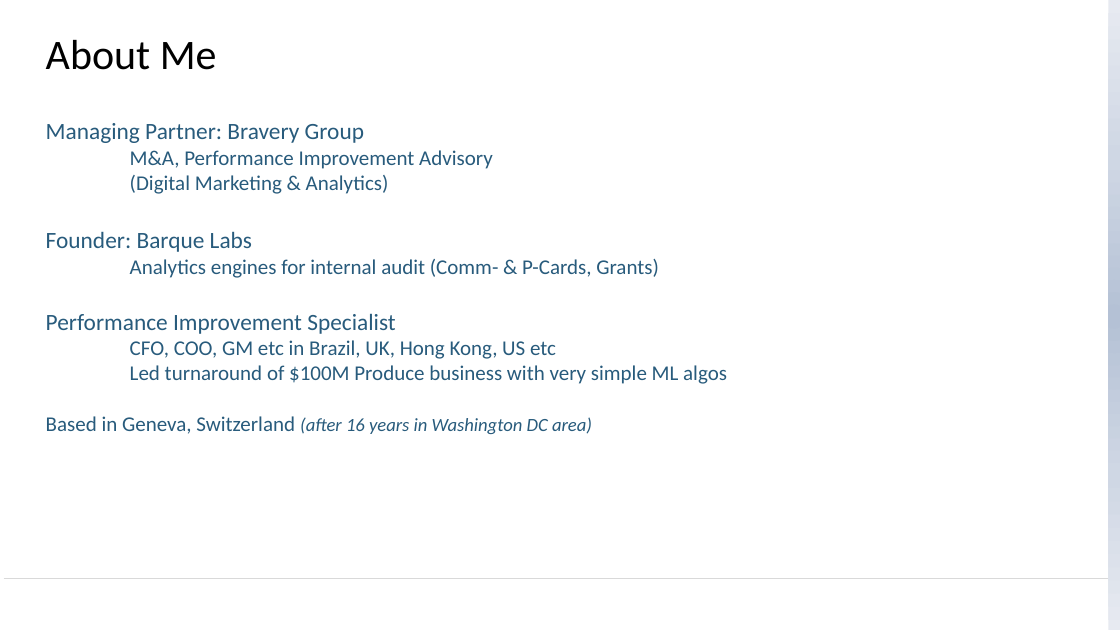
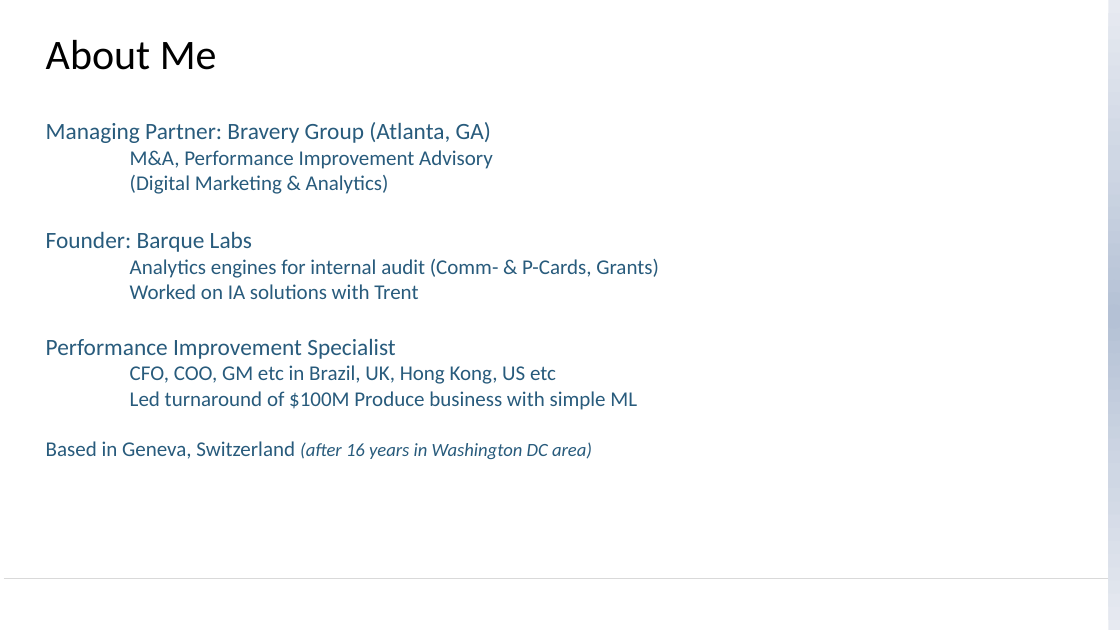
Before and after one commit to newtpm/iia-birmingham, a slide deck: slide 2 of Bravery - Brilliantly Lazy (Automation).pptx (slide 3 before the commit). Drawn at 1120x630 pixels with LibreOffice and Linux fonts; fonts in the diff are those of the drawing; background and template pictures are left out. Boxes give left, top, right and bottom in pixels: in the first picture for what was removed or moved away, otherwise in the second. Text is boxed around its words. In the diff, an @@ line names an element or a change of style, - is before the commit and + after.

```diff
--- a/Bravery - Brilliantly Lazy (Automation).pptx
+++ b/Bravery - Brilliantly Lazy (Automation).pptx
@@ text at box(46, 122, 491, 143): text changed @@
-Managing Partner: Bravery Group
+Managing Partner: Bravery Group (Atlanta, GA)
@@ text at box(130, 284, 418, 299): paragraph added @@
+Worked on IA solutions with Trent
@@ text at box(130, 391, 637, 410): text changed @@
-Led turnaround of $100M Produce business with very simple ML algos
+Led turnaround of $100M Produce business with simple ML
```
Also in this commit, not shown: 4 other slides changed, 1 slide added, 4 slides removed, 4 other files.
